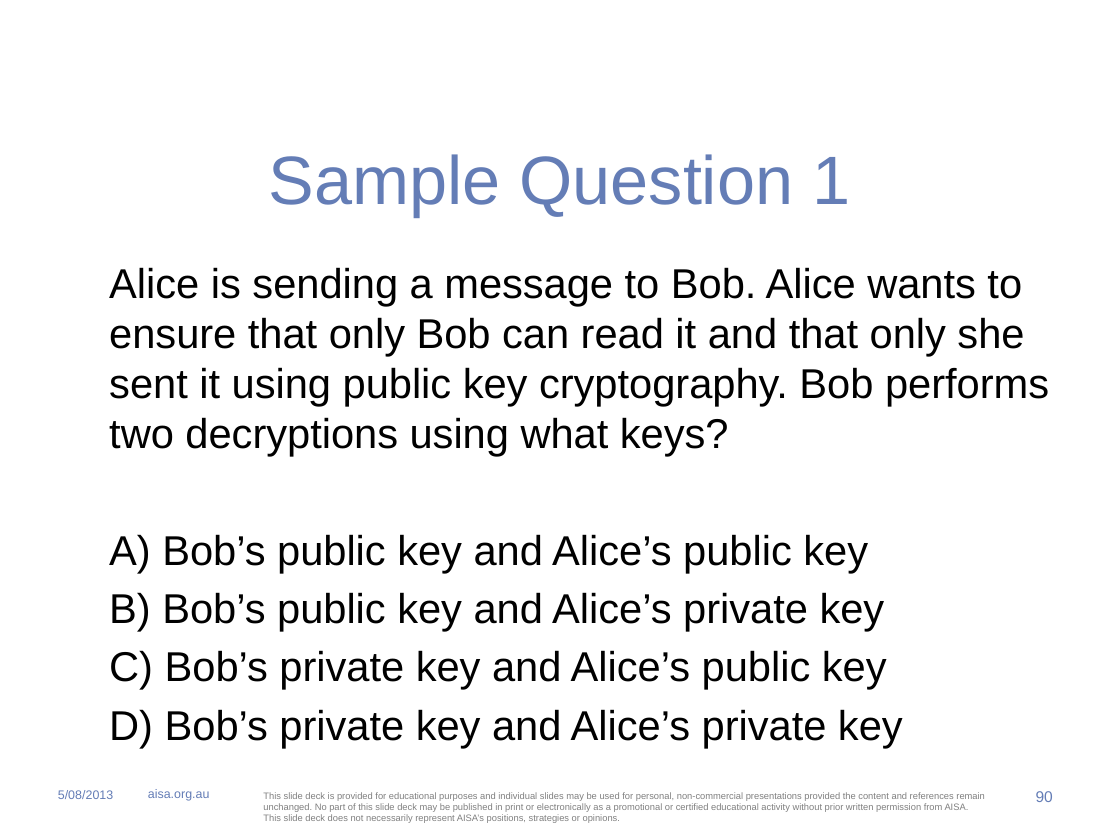
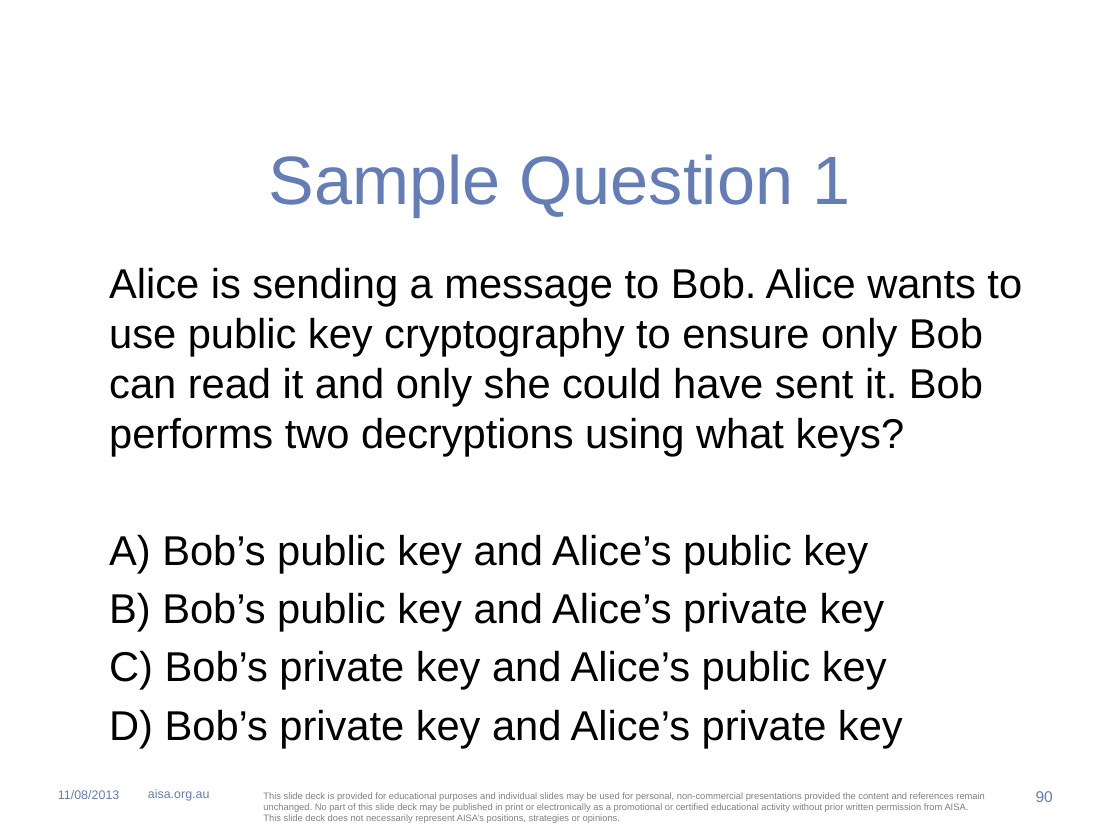
Before and after one commit to anthonylangsworth/AISACISSP, a slide deck: slide 90 of AISA CISSP - Cryptography.pptx. Drawn at 1120x840 pixels with LibreOffice and Linux fonts; fonts in the diff are those of the drawing; background and template pictures are left out. Boxes give left, top, right and bottom in pixels: in the first picture for what was removed or moved away, otherwise in the second. Text is boxed around its words. In the diff, an @@ line names an element or a change of style, - is before the commit and + after.

Commit message:
Updated Crypto slides

```diff
--- a/AISA CISSP - Cryptography.pptx
+++ b/AISA CISSP - Cryptography.pptx
@@ text at (x1=109, y1=267, x2=1022, y2=457): text changed @@
-Alice is sending a message to Bob. Alice wants to ensure that only Bob can read it and that only she sent it using public key cryptography. Bob performs two decryptions using what keys?
+Alice is sending a message to Bob. Alice wants to use public key cryptography to ensure only Bob can read it and only she could have sent it. Bob performs two decryptions using what keys?
@@ text at (x1=58, y1=790, x2=119, y2=799): text changed @@
-5/08/2013
+11/08/2013
```
Also in this commit, not shown: 159 other slides changed.
